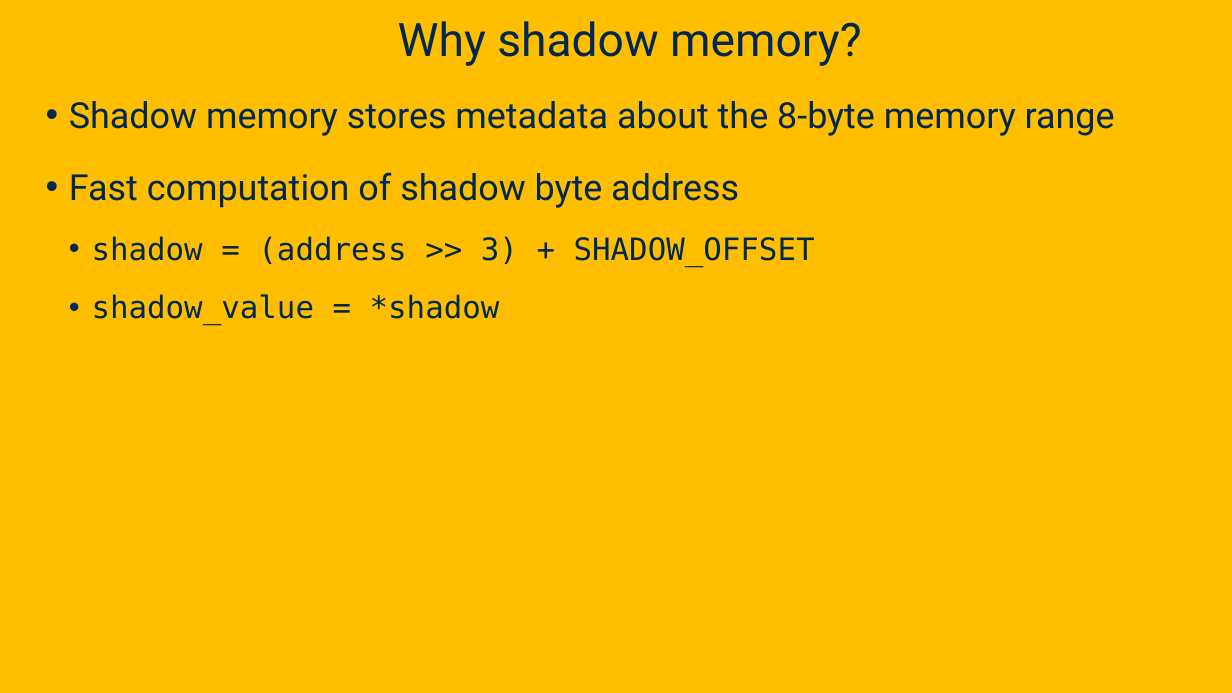
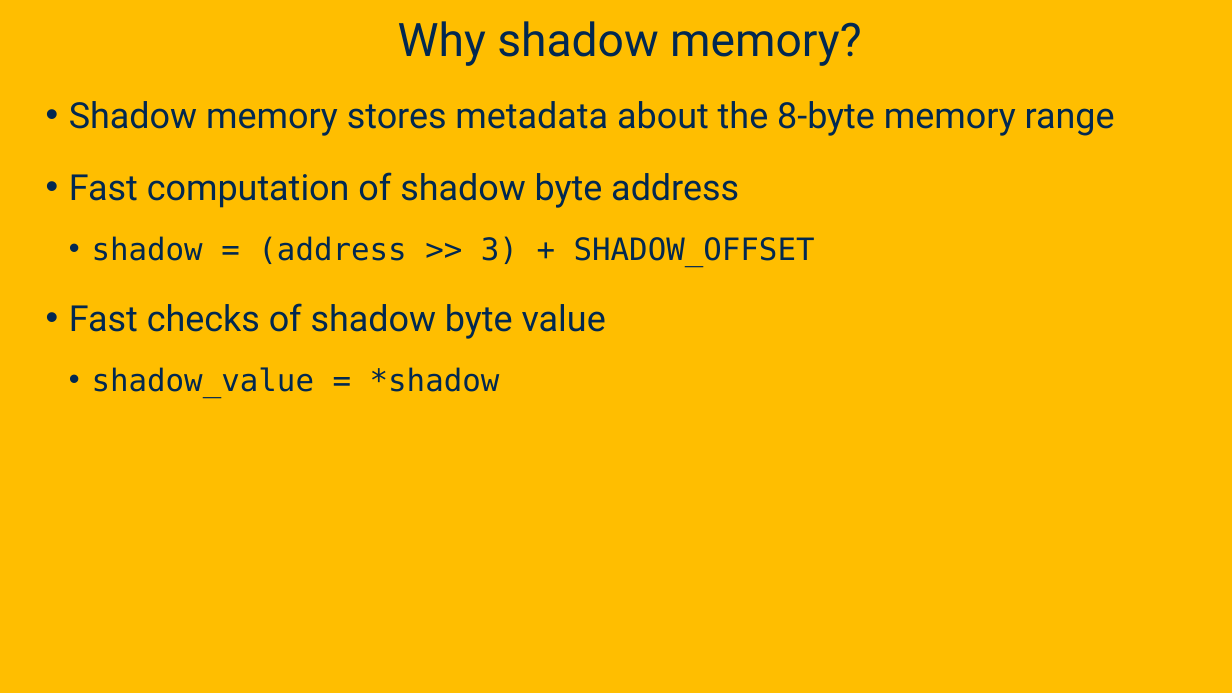
Before and after one commit to davsec-teaching/ecs160-f25, a slide deck: slide 45 of slides/10_fuzzing.pptx. Drawn at 1232x693 pixels with LibreOffice and Linux fonts; fonts in the diff are those of the drawing; background and template pictures are left out. Boxes give left, top, right and bottom in pixels: in the first picture for what was removed or moved away, otherwise in the second. Text is boxed around its words. In the diff, an @@ line names an element or a change of style, - is before the commit and + after.

```diff
--- a/slides/10_fuzzing.pptx
+++ b/slides/10_fuzzing.pptx
@@ text at (x1=69, y1=303, x2=606, y2=339): paragraph added @@
+• Fast checks of shadow byte value
```
Also in this commit, not shown: 4 other slides changed, 1 other file.
